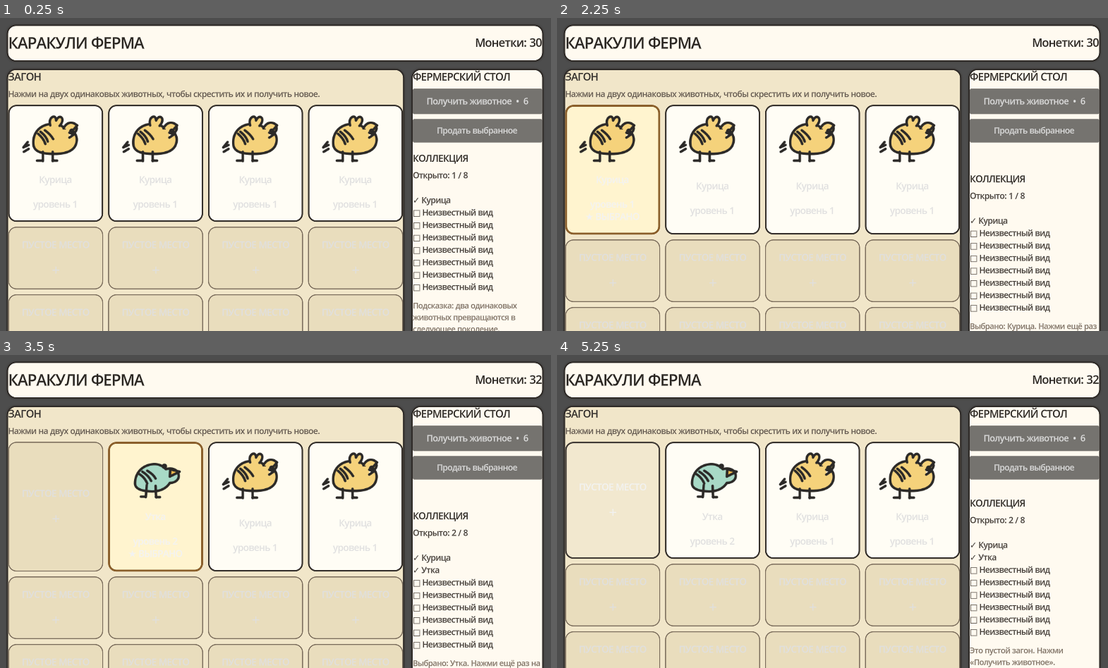
Above: before the commit, frames 1-4 (two rows, left to right).
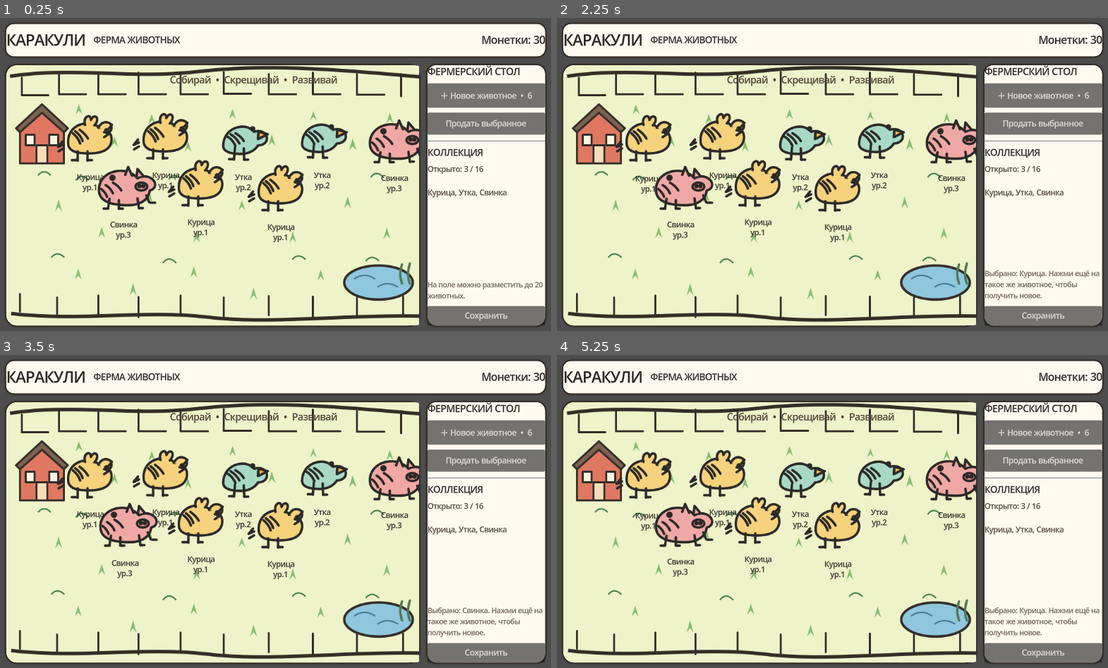
Above: after the commit, the same moments.

Repository: rodionrevan-collab/karakuli
Game: Godot game, scene res://Main.tscn
Two runs of this game, one before a commit and one after it. Both use one fixed random seed, a clock stepped at 60 frames per second and the inputs below.
Inputs (mouse positions are in pixels of both pictures, inside the frame that each line leads up to):
- Up to frame 1 (0.25 s): no input
- Up to frame 2 (2.25 s): click (612, 161) at 0.5 s, where only the run before the commit has a clickable "Курица уровень 1"; click (612, 168) at 1.25 s, where only the run before the commit has a clickable "Курица уровень 1 ★ ВЫБРАНО"; click (650, 155) at 2 s, where only the run after the commit has a clickable "Курица ур.1"
- Up to frame 3 (3.5 s): click (154, 505) at 2.75 s, where only the run before the commit has a clickable "Курица уровень 1"
- Up to frame 4 (5.25 s): click (612, 505) at 3.5 s, where only the run before the commit has a clickable "ПУСТОЕ МЕСТО ＋"; click (711, 505) at 4.25 s, where only the run before the commit has a clickable "Утка уровень 2 ★ ВЫБРАНО"; click (612, 498) at 5 s, where only the run before the commit has a clickable "ПУСТОЕ МЕСТО ＋"

The runs differ from the first frame. In frame 1, 49% of the frame differs, in the area x 0-100%, y 1-100%; in frame 2, 48%; in frame 3, 44%; in frame 4, 46%.

Commit message:
Redesign farm into central doodle field and expand animal roster

Diff:
--- a/Main.gd
+++ b/Main.gd
@@ -1,8 +1,9 @@
 extends Node2D
 
 const SAVE_PATH: String = "user://karakuli_farm.cfg"
-const SLOT_COUNT: int = 12
-const MAX_TIER: int = 7
+const SLOT_COUNT: int = 20
+const MAX_TIER: int = 15
+const FIELD_SIZE: Vector2 = Vector2(842, 532)
 
 var animal_names: Array[String] = [
 	"Курица",
@@ -13,9 +14,42 @@
 	"Лошадь",
 	"Козочка",
 	"Павлин",
+	"Кролик",
+	"Индюк",
+	"Лама",
+	"Лисичка",
+	"Собака",
+	"Кошка",
+	"Лягушка",
+	"Олень",
 ]
 
-var animal_rewards: Array[int] = [2, 3, 5, 8, 12, 18, 26, 40]
+var animal_files: Array[String] = [
+	"chicken",
+	"duck",
+	"pig",
+	"cow",
+	"sheep",
+	"horse",
+	"goat",
+	"peacock",
+	"rabbit",
+	"turkey",
+	"llama",
+	"fox",
+	"dog",
+	"cat",
+	"frog",
+	"deer",
+]
+
+var animal_rewards: Array[int] = [2, 3, 5, 8, 12, 18, 26, 38, 55, 75, 100, 135, 180, 240, 320, 450]
+var slot_positions: Array[Vector2] = [
+	Vector2(92, 88), Vector2(246, 84), Vector2(405, 88), Vector2(566, 84), Vector2(713, 90),
+	Vector2(160, 185), Vector2(318, 180), Vector2(481, 190), Vector2(644, 182), Vector2(770, 188),
+	Vector2(84, 291), Vector2(244, 286), Vector2(407, 296), Vector2(566, 288), Vector2(720, 298),
+	Vector2(145, 397), Vector2(305, 401), Vector2(462, 396), Vector2(625, 402), Vector2(757, 402)
+]
 
 var animals: Array[int] = []
 var slots: Array[Button] = []
@@ -24,9 +58,10 @@
 var discovered: Array[bool] = []
 
 var coins_label: Label
+var collection_label: Label
 var status_label: Label
-var discovery_label: Label
-var grid: GridContainer
+var field_root: Control
+var buy_button: Button
 
 func _ready() -> void:
 	animals.resize(SLOT_COUNT)
@@ -42,139 +77,152 @@
 
 func _build_ui() -> void:
 	var bg: ColorRect = ColorRect.new()
-	bg.color = Color("#f8f1df")
+	bg.color = Color("#f5eddc")
 	bg.set_anchors_and_offsets_preset(Control.PRESET_FULL_RECT)
+	bg.mouse_filter = Control.MOUSE_FILTER_IGNORE
 	add_child(bg)
 
 	var root: VBoxContainer = VBoxContainer.new()
-	root.position = Vector2(28, 22)
-	root.size = Vector2(1096, 604)
-	root.add_theme_constant_override("separation", 14)
+	root.position = Vector2(24, 18)
+	root.size = Vector2(1104, 612)
+	root.add_theme_constant_override("separation", 12)
 	add_child(root)
 
 	var header: PanelContainer = PanelContainer.new()
-	header.custom_minimum_size = Vector2(0, 76)
-	header.add_theme_stylebox_override("panel", _panel_style(Color("#fffaf0"), Color("#2f2b28"), 3, 18))
+	header.custom_minimum_size = Vector2(0, 72)
+	header.add_theme_stylebox_override("panel", _panel_style(Color("#fffaf0"), Color("#342e29"), 3, 18))
 	root.add_child(header)
 
 	var header_box: HBoxContainer = HBoxContainer.new()
-	header_box.add_theme_constant_override("separation", 14)
 	header_box.set_anchors_and_offsets_preset(Control.PRESET_FULL_RECT)
+	header_box.add_theme_constant_override("separation", 16)
 	header_box.add_theme_constant_override("margin_left", 18)
 	header_box.add_theme_constant_override("margin_right", 18)
-	header_box.add_theme_constant_override("margin_top", 10)
-	header_box.add_theme_constant_override("margin_bottom", 10)
+	header_box.add_theme_constant_override("margin_top", 8)
+	header_box.add_theme_constant_override("margin_bottom", 8)
 	header.add_child(header_box)
-	header_box.add_child(_title_label("КАРАКУЛИ ФЕРМА", 30))
+
+	var title: Label = _title_label("КАРАКУЛИ", 30)
+	header_box.add_child(title)
+
+	var subtitle: Label = _title_label("ФЕРМА ЖИВОТНЫХ", 18)
+	subtitle.vertical_alignment = VERTICAL_ALIGNMENT_BOTTOM
+	header_box.add_child(subtitle)
 	header_box.add_spacer(false)
 
-	coins_label = _title_label("Монетки: 30", 22)
+	coins_label = _title_label("Монетки: %d" % coins, 21)
 	coins_label.horizontal_alignment = HORIZONTAL_ALIGNMENT_RIGHT
 	header_box.add_child(coins_label)
 
 	var content: HBoxContainer = HBoxContainer.new()
 	content.size_flags_vertical = Control.SIZE_EXPAND_FILL
-	content.add_theme_constant_override("separation", 14)
+	content.add_theme_constant_override("separation", 12)
 	root.add_child(content)
 
-	var farm_panel: PanelContainer = PanelContainer.new()
-	farm_panel.size_flags_horizontal = Control.SIZE_EXPAND_FILL
-	farm_panel.add_theme_stylebox_override("panel", _panel_style(Color("#f1e6c9"), Color("#2f2b28"), 3, 18))
-	content.add_child(farm_panel)
-
-	var farm_box: VBoxContainer = VBoxContainer.new()
-	farm_box.add_theme_constant_override("separation", 10)
-	farm_panel.add_child(farm_box)
-
-	var farm_header: Label = _title_label("ЗАГОН", 20)
-	farm_header.add_theme_color_override("font_color", Color("#2f2b28"))
-	farm_box.add_child(farm_header)
-
-	var help: Label = Label.new()
-	help.text = "Нажми на двух одинаковых животных, чтобы скрестить их и получить новое."
-	help.autowrap_mode = TextServer.AUTOWRAP_WORD_SMART
-	help.add_theme_font_size_override("font_size", 16)
-	help.add_theme_color_override("font_color", Color("#5f554c"))
-	farm_box.add_child(help)
-
-	grid = GridContainer.new()
-	grid.columns = 4
-	grid.size_flags_vertical = Control.SIZE_EXPAND_FILL
-	grid.size_flags_horizontal = Control.SIZE_EXPAND_FILL
-	grid.add_theme_constant_override("h_separation", 10)
-	grid.add_theme_constant_override("v_separation", 10)
-	farm_box.add_child(grid)
+	var field_panel: PanelContainer = PanelContainer.new()
+	field_panel.size_flags_horizontal = Control.SIZE_EXPAND_FILL
+	field_panel.custom_minimum_size = Vector2(0, FIELD_SIZE.y)
+	field_panel.add_theme_stylebox_override("panel", _panel_style(Color("#eef3c9"), Color("#342e29"), 3, 24))
+	content.add_child(field_panel)
+
+	field_root = Control.new()
+	field_root.custom_minimum_size = FIELD_SIZE
+	field_root.clip_contents = true
+	field_panel.add_child(field_root)
+
+	var field_art: TextureRect = TextureRect.new()
+	field_art.texture = load("res://assets/ui/farm_field.svg") as Texture2D
+	field_art.position = Vector2.ZERO
+	field_art.size = FIELD_SIZE
+	field_art.expand_mode = TextureRect.EXPAND_IGNORE_SIZE
+	field_art.stretch_mode = TextureRect.STRETCH_SCALE
+	field_art.mouse_filter = Control.MOUSE_FILTER_IGNORE
+	field_root.add_child(field_art)
+
+	var sign_label: Label = _title_label("Собирай  •  Скрещивай  •  Развивай", 19)
+	sign_label.position = Vector2(290, 14)
+	sign_label.size = Vector2(430, 34)
+	sign_label.horizontal_alignment = HORIZONTAL_ALIGNMENT_CENTER
+	sign_label.add_theme_color_override("font_color", Color("#4c4036"))
+	field_root.add_child(sign_label)
 
 	for i in range(SLOT_COUNT):
 		var slot: Button = Button.new()
-		slot.custom_minimum_size = Vector2(182, 128)
-		slot.size_flags_horizontal = Control.SIZE_EXPAND_FILL
+		slot.custom_minimum_size = Vector2(122, 92)
+		slot.position = slot_positions[i]
 		slot.focus_mode = Control.FOCUS_NONE
-		slot.add_theme_font_size_override("font_size", 18)
+		slot.flat = true
 		slot.alignment = HORIZONTAL_ALIGNMENT_CENTER
 		slot.icon_alignment = HORIZONTAL_ALIGNMENT_CENTER
 		slot.vertical_icon_alignment = VERTICAL_ALIGNMENT_TOP
+		slot.add_theme_font_size_override("font_size", 15)
+		slot.add_theme_color_override("font_color", Color("#342e29"))
+		slot.add_theme_color_override("font_hover_color", Color("#342e29"))
+		slot.add_theme_color_override("font_pressed_color", Color("#342e29"))
+		slot.add_theme_stylebox_override("normal", _transparent_style())
+		slot.add_theme_stylebox_override("hover", _hover_style())
+		slot.add_theme_stylebox_override("pressed", _selected_style())
 		slot.pressed.connect(_on_slot_pressed.bind(i))
 		slots.append(slot)
-		grid.add_child(slot)
+		field_root.add_child(slot)
 
 	var side_panel: PanelContainer = PanelContainer.new()
-	side_panel.custom_minimum_size = Vector2(270, 0)
-	side_panel.add_theme_stylebox_override("panel", _panel_style(Color("#fffaf0"), Color("#2f2b28"), 3, 18))
+	side_panel.custom_minimum_size = Vector2(246, FIELD_SIZE.y)
+	side_panel.add_theme_stylebox_override("panel", _panel_style(Color("#fffaf0"), Color("#342e29"), 3, 20))
 	content.add_child(side_panel)
 
 	var side_box: VBoxContainer = VBoxContainer.new()
 	side_box.add_theme_constant_override("separation", 10)
 	side_panel.add_child(side_box)
 
-	side_box.add_child(_title_label("ФЕРМЕРСКИЙ СТОЛ", 20))
-
-	var buy_button: Button = Button.new()
-	buy_button.text = "Получить животное  •  6"
-	buy_button.custom_minimum_size = Vector2(0, 52)
+	var side_title: Label = _title_label("ФЕРМЕРСКИЙ СТОЛ", 19)
+	side_box.add_child(side_title)
+
+	buy_button = Button.new()
+	buy_button.text = "＋ Новое животное  •  6"
+	buy_button.custom_minimum_size = Vector2(0, 50)
 	buy_button.focus_mode = Control.FOCUS_NONE
-	buy_button.add_theme_font_size_override("font_size", 17)
+	buy_button.add_theme_font_size_override("font_size", 16)
 	buy_button.pressed.connect(_on_buy_pressed)
 	side_box.add_child(buy_button)
 
-	var clear_button: Button = Button.new()
-	clear_button.text = "Продать выбранное"
-	clear_button.custom_minimum_size = Vector2(0, 48)
-	clear_button.focus_mode = Control.FOCUS_NONE
-	clear_button.pressed.connect(_on_sell_pressed)
-	side_box.add_child(clear_button)
+	var sell_button: Button = Button.new()
+	sell_button.text = "Продать выбранное"
+	sell_button.custom_minimum_size = Vector2(0, 45)
+	sell_button.focus_mode = Control.FOCUS_NONE
+	sell_button.add_theme_font_size_override("font_size", 16)
+	sell_button.pressed.connect(_on_sell_pressed)
+	side_box.add_child(sell_button)
+
+	var divider: HSeparator = HSeparator.new()
+	side_box.add_child(divider)
+
+	var collection_title: Label = _title_label("КОЛЛЕКЦИЯ", 18)
+	side_box.add_child(collection_title)
+
+	collection_label = Label.new()
+	collection_label.autowrap_mode = TextServer.AUTOWRAP_WORD_SMART
+	collection_label.custom_minimum_size = Vector2(0, 0)
+	collection_label.add_theme_font_size_override("font_size", 15)
+	collection_label.add_theme_color_override("font_color", Color("#4a4038"))
+	side_box.add_child(collection_label)
 
 	var spacer: Control = Control.new()
 	spacer.size_flags_vertical = Control.SIZE_EXPAND_FILL
 	side_box.add_child(spacer)
 
-	var collection_header: Label = _title_label("КОЛЛЕКЦИЯ", 18)
-	side_box.add_child(collection_header)
-
-	discovery_label = Label.new()
-	discovery_label.autowrap_mode = TextServer.AUTOWRAP_WORD_SMART
-	discovery_label.add_theme_font_size_override("font_size", 16)
-	discovery_label.add_theme_color_override("font_color", Color("#3d3732"))
-	side_box.add_child(discovery_label)
-
 	status_label = Label.new()
 	status_label.autowrap_mode = TextServer.AUTOWRAP_WORD_SMART
-	status_label.add_theme_font_size_override("font_size", 15)
-	status_label.add_theme_color_override("font_color", Color("#7a6d60"))
+	status_label.add_theme_font_size_override("font_size", 14)
+	status_label.add_theme_color_override("font_color", Color("#6a5d52"))
 	side_box.add_child(status_label)
 
 	var save_button: Button = Button.new()
 	save_button.text = "Сохранить"
-	save_button.custom_minimum_size = Vector2(0, 44)
+	save_button.custom_minimum_size = Vector2(0, 40)
 	save_button.focus_mode = Control.FOCUS_NONE
 	save_button.pressed.connect(_save_game)
 	side_box.add_child(save_button)
-
-func _animal_file(tier: int) -> String:
-	var files: Array[String] = [
-		"chicken", "duck", "pig", "cow", "sheep", "horse", "goat", "peacock"
-	]
-	return files[clamp(tier, 0, files.size() - 1)]
 
 func _title_label(text_value: String, font_size: int) -> Label:
 	var label: Label = Label.new()
@@ -190,68 +238,90 @@
 	style.border_color = border
 	style.set_border_width_all(border_width)
 	style.set_corner_radius_all(radius)
-	style.shadow_color = Color(0.12, 0.10, 0.08, 0.12)
+	style.shadow_color = Color(0.12, 0.10, 0.08, 0.10)
 	style.shadow_size = 4
 	return style
 
-func _slot_style(fill: Color, border: Color, width: int) -> StyleBoxFlat:
+func _transparent_style() -> StyleBoxFlat:
 	var style: StyleBoxFlat = StyleBoxFlat.new()
-	style.bg_color = fill
-	style.border_color = border
-	style.set_border_width_all(width)
-	style.set_corner_radius_all(16)
-	style.content_margin_left = 8
-	style.content_margin_right = 8
-	style.content_margin_top = 8
-	style.content_margin_bottom = 8
+	style.bg_color = Color(1, 1, 1, 0)
+	style.border_width_left = 0
+	style.border_width_top = 0
+	style.border_width_right = 0
+	style.border_width_bottom = 0
 	return style
+
+func _hover_style() -> StyleBoxFlat:
+	var style: StyleBoxFlat = _transparent_style()
+	style.bg_color = Color(1.0, 0.94, 0.68, 0.34)
+	style.set_corner_radius_all(22)
+	return style
+
+func _selected_style() -> StyleBoxFlat:
+	var style: StyleBoxFlat = _transparent_style()
+	style.bg_color = Color(1.0, 0.82, 0.34, 0.42)
+	style.border_color = Color("#7b5c2a")
+	style.set_border_width_all(3)
+	style.set_corner_radius_all(22)
+	return style
+
+func _animal_file(tier: int) -> String:
+	return animal_files[clamp(tier, 0, animal_files.size() - 1)]
+
+func _default_animals() -> void:
+	for i in range(SLOT_COUNT):
+		animals[i] = -1
+	animals[0] = 0
+	animals[1] = 0
+	animals[2] = 1
+	animals[3] = 1
+	animals[4] = 2
+	animals[5] = 2
+	animals[6] = 0
+	animals[7] = 0
+	for i in range(discovered.size()):
+		discovered[i] = i <= 2
 
 func _refresh_ui() -> void:
 	coins_label.text = "Монетки: %d" % coins
 
 	for i in range(SLOT_COUNT):
 		var slot: Button = slots[i]
-		slot.remove_theme_stylebox_override("normal")
-		slot.remove_theme_stylebox_override("hover")
-		slot.remove_theme_stylebox_override("pressed")
-
 		if animals[i] < 0:
+			slot.visible = false
 			slot.icon = null
-			slot.text = "ПУСТОЕ МЕСТО\n\n＋"
-			slot.add_theme_stylebox_override("normal", _slot_style(Color("#e9ddbd"), Color("#7a6c5b"), 2))
-			slot.add_theme_stylebox_override("hover", _slot_style(Color("#f2e8cf"), Color("#3f3934"), 3))
+			slot.text = ""
+			continue
+
+		slot.visible = true
+		var tier: int = animals[i]
+		slot.icon = load("res://assets/animals/%s.svg" % _animal_file(tier)) as Texture2D
+		slot.text = "%s\nур.%d" % [animal_names[tier], tier + 1]
+		if i == selected_slot:
+			slot.add_theme_stylebox_override("normal", _selected_style())
 		else:
-			var tier: int = animals[i]
-			slot.icon = load("res://assets/animals/%s.svg" % _animal_file(tier)) as Texture2D
-			slot.text = "%s\n\nуровень %d" % [animal_names[tier], tier + 1]
-			var discovered_color: Color = Color("#fffdf5")
-			if tier >= 3:
-				discovered_color = Color("#f8ecd5")
-			slot.add_theme_stylebox_override("normal", _slot_style(discovered_color, Color("#342f2b"), 3))
-			slot.add_theme_stylebox_override("hover", _slot_style(Color("#fff4cf"), Color("#8a5f2b"), 4))
-
-		if i == selected_slot:
-			slot.add_theme_stylebox_override("pressed", _slot_style(Color("#ffe6a5"), Color("#b66b17"), 5))
-			slot.text += "\n★ ВЫБРАНО"
+			slot.add_theme_stylebox_override("normal", _transparent_style())
 
 	var found: int = 0
-	var collection_lines: String = ""
+	var known_names: Array[String] = []
 	for i in range(MAX_TIER + 1):
 		if discovered[i]:
 			found += 1
-			collection_lines += "✓ %s\n" % animal_names[i]
-		else:
-			collection_lines += "□ Неизвестный вид\n"
-	discovery_label.text = "Открыто: %d / %d\n\n%s" % [found, MAX_TIER + 1, collection_lines]
-
-	if selected_slot >= 0 and animals[selected_slot] >= 0:
-		status_label.text = "Выбрано: %s. Нажми ещё раз на такое же животное." % animal_names[animals[selected_slot]]
+			known_names.append(animal_names[i])
+
+	collection_label.text = "Открыто: %d / %d\n\n%s" % [
+		found,
+		MAX_TIER + 1,
+		", ".join(known_names)
+	]
+
+	if selected_slot >= 0 and selected_slot < animals.size() and animals[selected_slot] >= 0:
+		status_label.text = "Выбрано: %s. Нажми ещё на такое же животное, чтобы получить новое." % animal_names[animals[selected_slot]]
 	else:
-		status_label.text = "Подсказка: два одинаковых животных превращаются в следующее поколение."
+		status_label.text = "На поле можно разместить до %d животных." % SLOT_COUNT
 
 func _on_slot_pressed(index: int) -> void:
 	if animals[index] < 0:
-		status_label.text = "Это пустой загон. Нажми «Получить животное»."
 		return
 
 	if selected_slot == -1:
@@ -269,18 +339,19 @@
 		if tier >= MAX_TIER:
 			coins += animal_rewards[tier]
 			animals[selected_slot] = -1
-			status_label.text = "Павлин уже максимального уровня — за него получена награда."
+			status_label.text = "Максимальный уровень! Получена награда."
+			selected_slot = -1
 		else:
 			animals[index] = tier + 1
 			animals[selected_slot] = -1
 			discovered[tier + 1] = true
 			coins += animal_rewards[tier]
-			status_label.text = "Скрещивание удалось! Получена: %s." % animal_names[tier + 1]
+			status_label.text = "Скрещивание удалось! Новый вид: %s." % animal_names[tier + 1]
 			selected_slot = index
 		_save_game()
 	else:
 		selected_slot = index
-		status_label.text = "Животные разные. Выбери второе такое же."
+		status_label.text = "Это разные животные. Выбери такое же."
 	_refresh_ui()
 
 func _on_buy_pressed() -> void:
@@ -291,7 +362,7 @@
 			break
 
 	if empty_index == -1:
-		status_label.text = "Все места заняты. Скрести животных, чтобы освободить место."
+		status_label.text = "Все 20 мест заняты. Скрещивай животных."
 		return
 
 	if coins < 6:
@@ -299,11 +370,17 @@
 		return
 
 	coins -= 6
-	var roll: int = randi_range(0, 1)
+	var unlocked_max: int = 2
+	for i in range(MAX_TIER, -1, -1):
+		if discovered[i]:
+			unlocked_max = max(2, i)
+			break
+
+	var roll: int = randi_range(0, unlocked_max)
 	animals[empty_index] = roll
 	discovered[roll] = true
-	status_label.text = "На ферму пришло новое животное: %s." % animal_names[roll]
 	selected_slot = -1
+	status_label.text = "На ферму пришло: %s." % animal_names[roll]
 	_save_game()
 	_refresh_ui()
 
@@ -315,7 +392,7 @@
 	var tier: int = animals[selected_slot]
 	coins += animal_rewards[tier]
 	animals[selected_slot] = -1
-	status_label.text = "Животное продано за %d монет." % animal_rewards[tier]
+	status_label.text = "%s продано за %d монет." % [animal_names[tier], animal_rewards[tier]]
 	selected_slot = -1
 	_save_game()
 	_refresh_ui()
@@ -330,11 +407,8 @@
 func _load_game() -> void:
 	var config: ConfigFile = ConfigFile.new()
 	if config.load(SAVE_PATH) != OK:
-		animals[0] = 0
-		animals[1] = 0
-		animals[2] = 0
-		animals[3] = 0
-		discovered[0] = true
+		_default_animals()
+		coins = 30
 		return
 
 	coins = int(config.get_value("farm", "coins", 30))
@@ -344,12 +418,12 @@
 	if saved_animals is Array and saved_animals.size() == SLOT_COUNT:
 		for i in range(SLOT_COUNT):
 			animals[i] = int(saved_animals[i])
-
-	if saved_discovered is Array and saved_discovered.size() == MAX_TIER + 1:
-		for i in range(MAX_TIER + 1):
+	else:
+		_default_animals()
+
+	if saved_discovered is Array:
+		for i in range(min(discovered.size(), saved_discovered.size())):
 			discovered[i] = bool(saved_discovered[i])
 
-func _notification(what: int) -> void:
-	if what == NOTIFICATION_WM_CLOSE_REQUEST:
-		_save_game()
-		get_tree().quit()
+	if not discovered[0]:
+		discovered[0] = true
